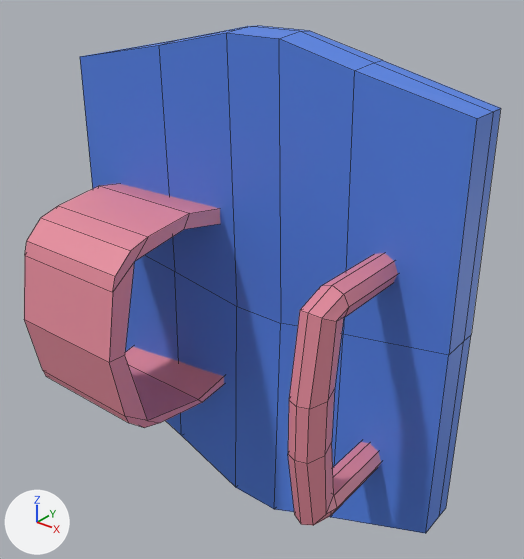
Two versions of the Blender file salemstalker/Assets/Weapons/shield.blend, one commit apart.
One viewpoint serves both versions: a camera (50 mm lens) standing at (1.9, -2.33, 1.63) and looking at (0.1, -0.08, 0.24). The lights are fixed; the arrows at lower left show +X, +Y and +Z. Mesh edges are drawn as thin lines.
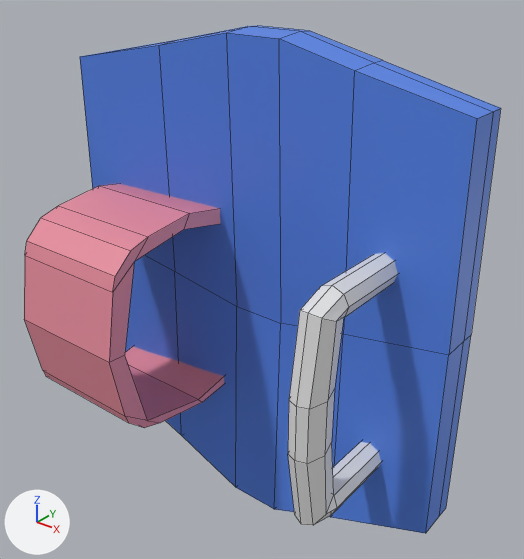
Where the newer file only moved an object's origin or applied its transform, the numbers keep the older frame.

Pixel boxes [x1, y1, x2, y2] of what changed, in the pictures (524 x 559 px):
'Cylinder', recoloured: [288, 253, 398, 525] in both

The change in detail:
Material 'grip' (mat_grip) is new.
Its base color is (0.8, 0.8, 0.8) (white #e7e7e7).
me_cylinder has 64 vertices, 58 faces and spans x -1.2..1.2, y -8.9..8.9, z -1.4..1.1.
me_cylinder no longer uses material mat_handle (pink #e78c9d).
me_cylinder now uses material mat_grip (white #e7e7e7).
